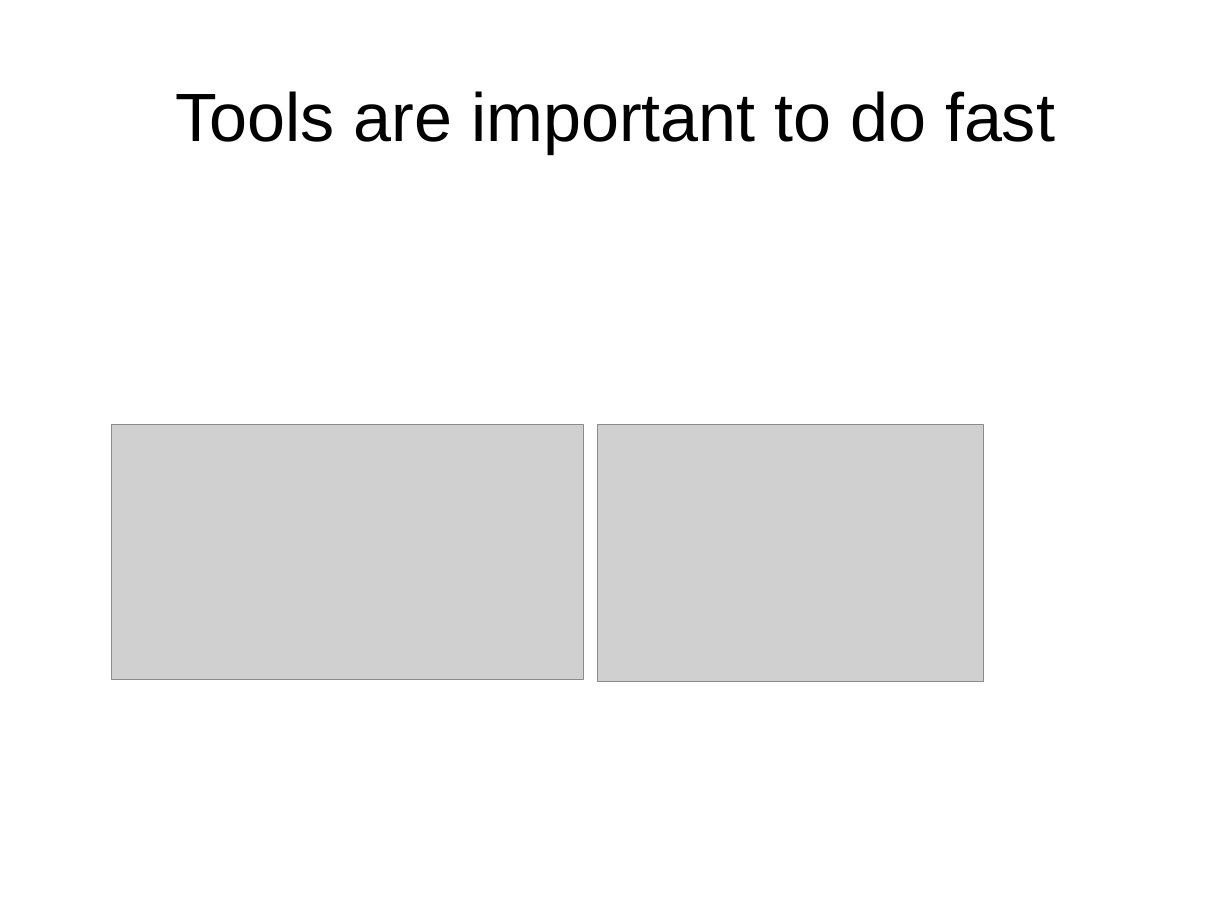
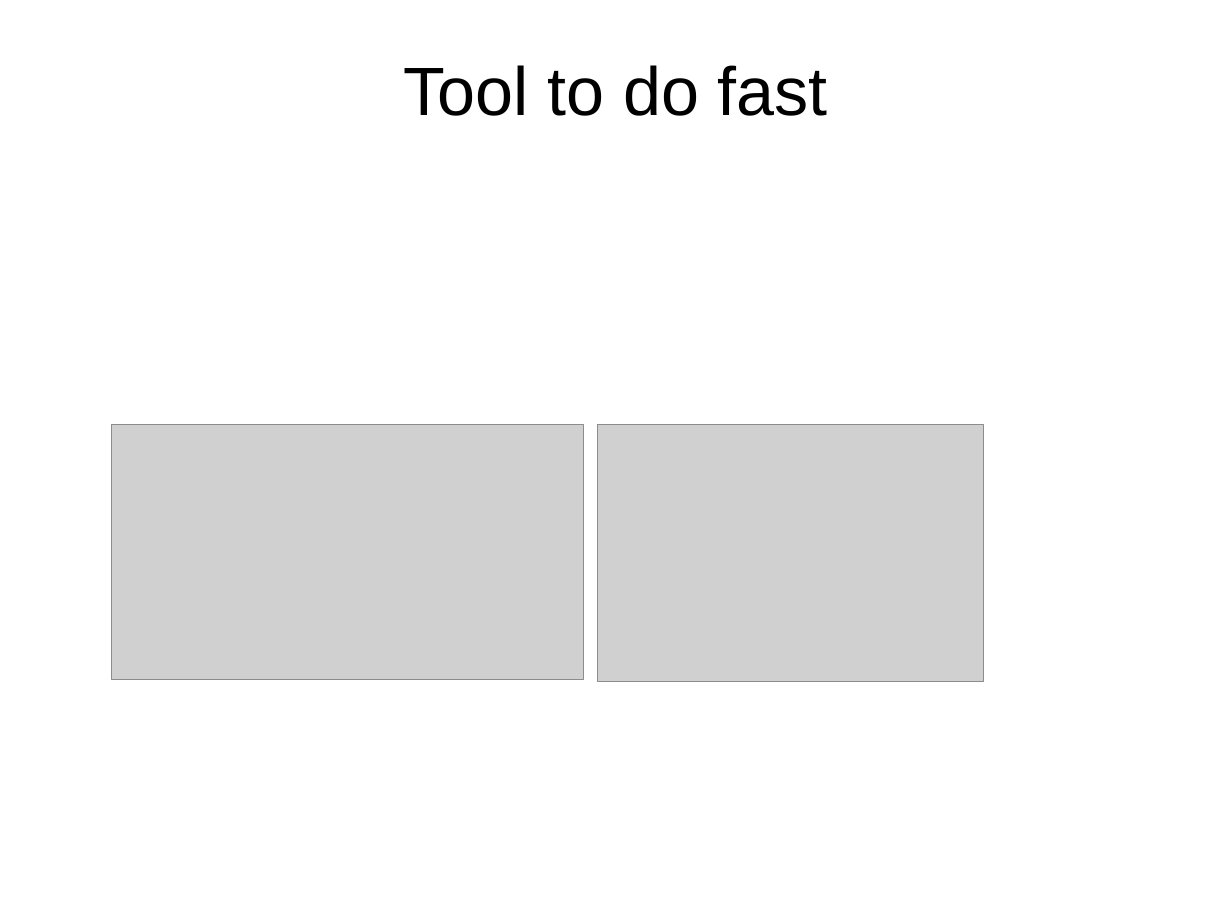
Before and after one commit to Mamun/prac, a slide deck: slide 10 of slide.odp (slide 9 before the commit). Drawn at 1232x924 pixels with LibreOffice and Linux fonts; fonts in the diff are those of the drawing; grey boxes stand for pictures; background and template pictures are left out. Boxes give left, top, right and bottom in pixels: in the first picture for what was removed or moved away, otherwise in the second. Text is boxed around its words. In the diff, an @@ line names an element or a change of style, - is before the commit and + after.

```diff
--- a/slide.odp
+++ b/slide.odp
@@ title at box(403, 65, 828, 116): text changed @@
-Tools are important to do fast
+Tool to do fast
```
Also in this commit, not shown: 7 other slides changed, 5 slides added, 3 slides removed, 1 other file.
